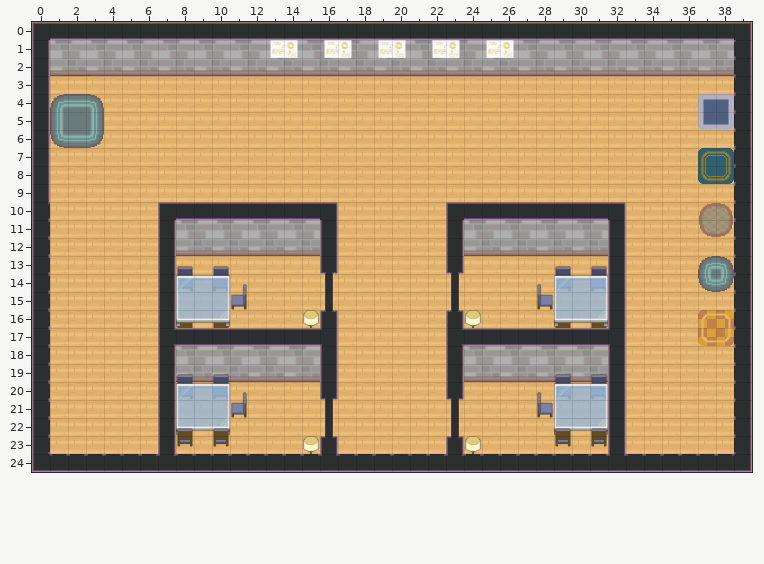
One commit to this Tiled map (JSON): room4.tmj. That is the earlier state.
Cells are 32x32 px. Shown: x 0..39, y 0..24. Tiles whose own drawing changed are shown in their newer look in all pictures.
After the commit:
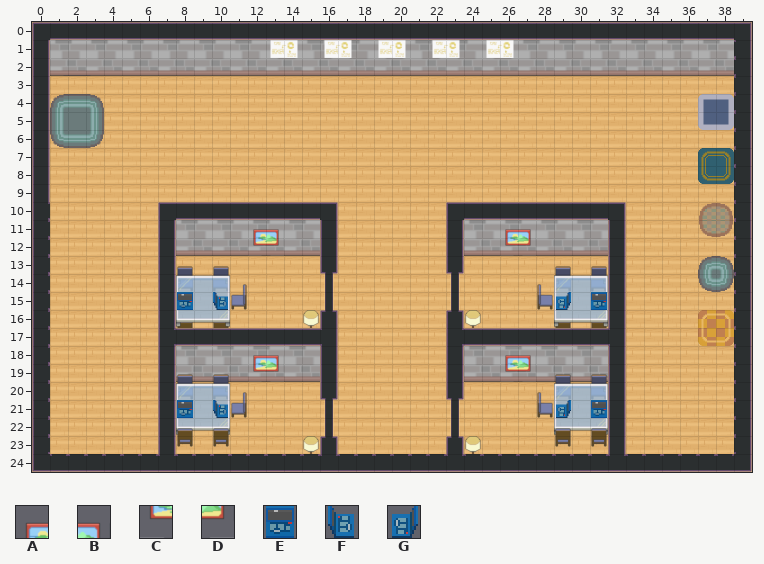
Key: from "pokemon_indoor_32x32_PartThree": A 917, B 918, C 925, D 926; from "pokemon_indoor_4thGen_partOne": E 1613, F 1614, G 1615.
_ is an empty cell.
From the commit log: added furniture and furni- ture collisions for all rooms
Difference:
Layer "BuildStuff/furniture":
Tile A now appears in row 11 at x 12 and 26; in row 18 at x 12 and 26.
Tile B now appears in row 11 at x 13 and 27; in row 18 at x 13 and 27.
Tile C now appears in row 12 at x 12 and 26; in row 19 at x 12 and 26.
Tile D now appears in row 12 at x 13 and 27; in row 19 at x 13 and 27.
Layer "BuildStuff/furnitureOverlay":
Tile E now appears in row 15 at x 8 and 31; in row 21 at x 8 and 31.
Tile F now appears in row 15 at x 10; in row 21 at x 10.
Tile G now appears in row 15 at x 29; in row 21 at x 29.
